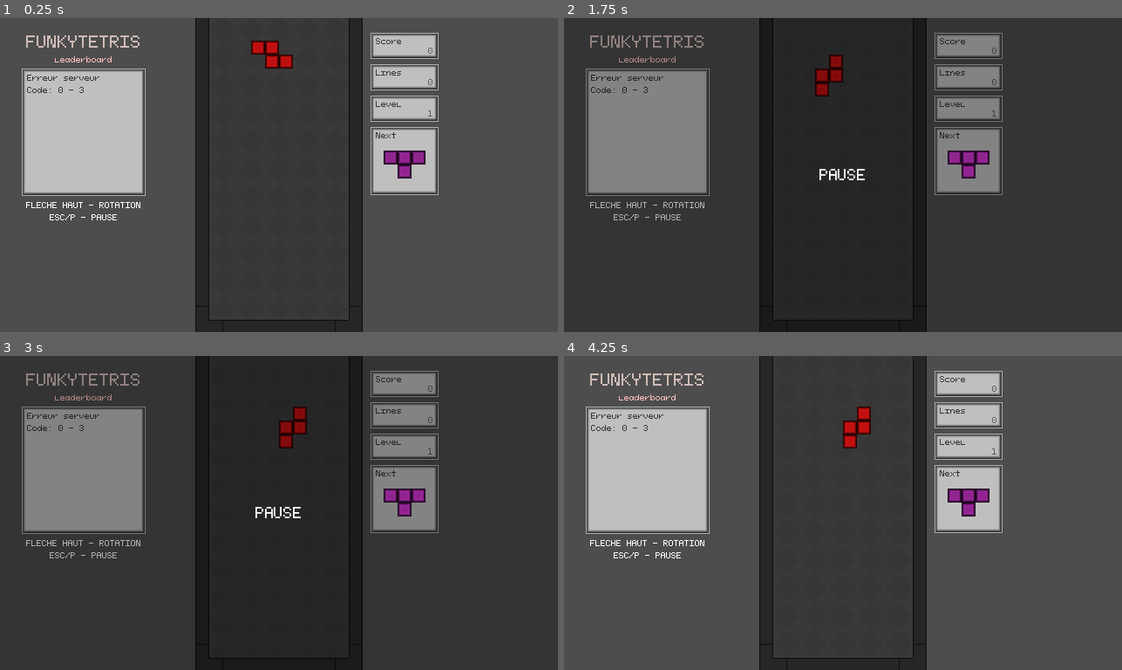
Above: before the commit, frames 1-4 (two rows, left to right).
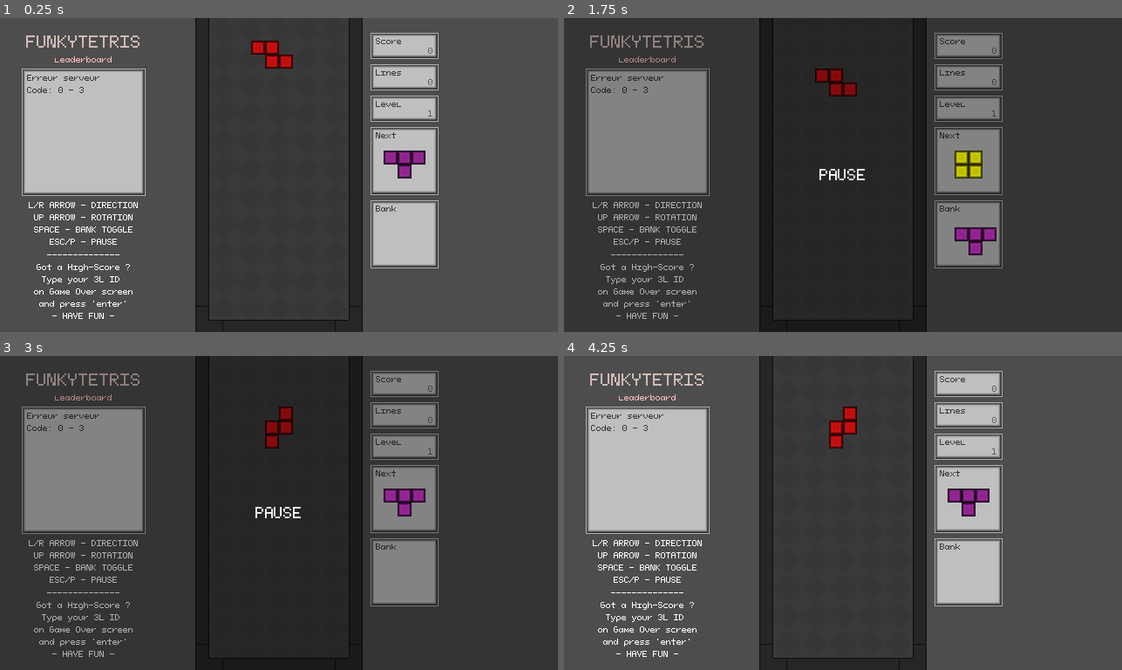
Above: after the commit, the same moments.

Repository: funkydata13/Qwen3Tetris-
Game: Godot game, scene res://scenes/game.tscn
The game is run twice, just before and just after one commit, with the same random seed, the same clock (stepped at 60 frames per second) and the same inputs.
Inputs:
- Up to frame 1 (0.25 s): no input
- Up to frame 2 (1.75 s): tap Enter (ui_accept) at 0.5, 0.77, 0.8, 1.07, 1.35, 1.52 s; hold Right (ui_right) 0.53-1.28 s; hold P 0.53-1.28 s; hold Down (ui_down) from 1.28 s (still down); tap P at 1.55 s
- Up to frame 3 (3 s): tap Enter (ui_accept) at 1.82, 2, 2.3, 2.75 s; release Down (ui_down) at 2.03 s; hold Right (ui_right) 2.03-2.78 s; hold P 2.03-2.78 s; hold Up (ui_up) from 2.78 s (still down); tap P at 2.85 s
- Up to frame 4 (4.25 s): tap Enter (ui_accept) at 3.02, 3.32, 3.5 s; release Up (ui_up) at 3.53 s; hold Left (ui_left) from 3.53 s (still down); hold Enter (ui_accept) from 3.53 s (still down); tap Escape at 4.15 s

The runs differ from the first frame. In frame 1, 3.3% of the frame differs, in the area x 4-79%, y 58-96%; in frame 2, 4.3%, in the area x 4-79%, y 11-96%; in frame 3, 3.9%; in frame 4, 4.0%.

Commit message:
Version 1
- Mécanique de gameplay "finale"
- Sons & Musique
- Système de conservation d'une pièce
- Corrections

Diff:
--- /dev/null
+++ b/default_bus_layout.tres
@@ -0,0 +1,15 @@
+[gd_resource type="AudioBusLayout" format=3 uid="uid://cy13bf5u4m71k"]
+
+[resource]
+bus/1/name = &"Music"
+bus/1/solo = false
+bus/1/mute = false
+bus/1/bypass_fx = false
+bus/1/volume_db = -3.7683105
+bus/1/send = &"Master"
+bus/2/name = &"SFX"
+bus/2/solo = false
+bus/2/mute = false
+bus/2/bypass_fx = false
+bus/2/volume_db = 0.0
+bus/2/send = &"Master"
--- a/project.godot
+++ b/project.godot
@@ -14,6 +14,10 @@
 run/main_scene="uid://8bvtriwtkptg"
 config/features=PackedStringArray("4.6", "GL Compatibility")
 config/icon="res://icon.svg"
+
+[autoload]
+
+AudioManager="*uid://cy8nc2j2jqrmc"
 
 [display]
 
--- a/scenes/game.tscn
+++ b/scenes/game.tscn
@@ -73,6 +73,11 @@
 tile_map_data = PackedByteArray("AAD//wAAAAAAAAAAAQD/////AAAAAAAAAQAAAAAAAAAAAAAAAQAAAP//AAAAAAAAAQA=")
 tile_set = ExtResource("8_gee14")
 
+[node name="BankPieceDisplay" type="TileMapLayer" parent="GameUI" unique_id=719119717]
+unique_name_in_owner = true
+position = Vector2(464, 256)
+tile_set = ExtResource("8_gee14")
+
 [node name="Camera" type="Camera2D" parent="." unique_id=637797984]
 position = Vector2(0, 10)
 offset = Vector2(80, 144)
--- a/scenes/game_ui.tscn
+++ b/scenes/game_ui.tscn
@@ -150,6 +150,26 @@
 theme_override_font_sizes/font_size = 9
 text = "Next"
 
+[node name="Bank  NinePatchRect2" type="NinePatchRect" parent="HUD/HUDMargin/VBoxContainer" unique_id=770016082]
+custom_minimum_size = Vector2(0, 80)
+layout_mode = 2
+texture = ExtResource("3_patch")
+patch_margin_left = 8
+patch_margin_top = 8
+patch_margin_right = 8
+patch_margin_bottom = 8
+
+[node name="BankInfo" type="Label" parent="HUD/HUDMargin/VBoxContainer/Bank  NinePatchRect2" unique_id=1072470543]
+layout_mode = 0
+offset_left = 7.0
+offset_top = 5.0
+offset_right = 47.0
+offset_bottom = 16.0
+theme_override_colors/font_color = Color(0.219501, 0.219501, 0.219501, 1)
+theme_override_fonts/font = ExtResource("2_font")
+theme_override_font_sizes/font_size = 9
+text = "Bank"
+
 [node name="Leaderboard" type="Control" parent="." unique_id=2126649996]
 layout_mode = 3
 anchors_preset = 15
@@ -212,8 +232,22 @@
 layout_mode = 2
 theme_override_fonts/font = ExtResource("2_font")
 theme_override_font_sizes/font_size = 9
-text = "FLECHE HAUT - ROTATION
+text = "L/R ARROW - DIRECTION
+UP ARROW - ROTATION
+SPACE - BANK TOGGLE
 ESC/P - PAUSE"
+horizontal_alignment = 1
+
+[node name="ControlsLabel2" type="Label" parent="Leaderboard/LBMargin/VBoxContainer" unique_id=1838836355]
+layout_mode = 2
+theme_override_fonts/font = ExtResource("2_font")
+theme_override_font_sizes/font_size = 9
+text = "--------------
+Got a High-Score ?
+Type your 3L ID
+on Game Over screen
+and press 'enter'
+- HAVE FUN -"
 horizontal_alignment = 1
 
 [node name="GameOverControl" type="Control" parent="." unique_id=130839038]
--- /dev/null
+++ b/scripts/audio_manager.gd
@@ -0,0 +1,119 @@
+# scripts/audio_manager.gd
+extends Node
+
+# --- Configuration ---
+# On utilise des dictionnaires pour mapper des noms simples à des fichiers
+# Tu n'auras qu'à remplir ces chemins une fois tes sons téléchargés
+# scripts/audio_manager.gd
+var sfx_library: Dictionary = {
+	"rotate": {
+		"stream": preload("res://assets/sfx_rotate.wav"),
+		"volume": 0.6 # 70% du volume max
+	},
+	"move": {
+		"stream": preload("res://assets/sfx_move.wav"),
+		"volume": 0.4 # Très discret
+	},
+	"drop": {
+		"stream": preload("res://assets/sfx_drop.wav"),
+		"volume": 0.4
+	},
+	"bank": {
+		"stream": preload("res://assets/sfx_bank.wav"),
+		"volume": 0.8
+	},
+	"line_clear": {
+		"stream": preload("res://assets/sfx_line_clear.wav"),
+		"volume": 0.9 # Volume max pour la satisfaction
+	},
+	"tetris": {
+		"stream": preload("res://assets/sfx_tetris.wav"),
+		"volume": 0.9
+	},
+	"game_over": {
+		"stream": preload("res://assets/sfx_gameover.wav"),
+		"volume": 0.8
+	}
+}
+
+var bgm_library: Dictionary = {
+	"main_theme": preload("res://assets/tetris_theme.wav")
+}
+
+# --- Nœuds internes ---
+var music_player: AudioStreamPlayer
+var sfx_players: Array[AudioStreamPlayer] = []
+var max_sfx_players: int = 8
+
+func _ready() -> void:
+	# Initialisation du lecteur de musique
+	music_player = AudioStreamPlayer.new()
+	add_child(music_player)
+	music_player.bus = "Music" # Assure-toi d'avoir un bus "Music" dans ton Audio Mixer
+
+	# Initialisation d'un pool de lecteurs SFX pour permettre le mixage
+	for i in range(max_sfx_players):
+		var p = AudioStreamPlayer.new()
+		add_child(p)
+		p.bus = "SFX" # Assure-toi d'avoir un bus "SFX" dans ton Audio Mixer
+		sfx_players.append(p)
+
+# --- API PUBLIQUE ---
+
+# 🎵 Gestion de la Musique
+func play_music(music_name: String, fade_duration: float = 1.0) -> void:
+	if not bgm_library.has(music_name):
+		push_error("AudioManager: Music '" + music_name + "' non trouvée.")
+		return
+
+	if music_player.stream == bgm_library[music_name] and music_player.playing:
+		return # Déjà en train de jouer
+
+	music_player.stream = bgm_library[music_name]
+	music_player.play()
+	# Note: Pour un vrai fondu (fade), il faudrait utiliser un Tween.
+
+func stop_music(fade_duration: float = 1.0) -> void:
+	music_player.stop()
+
+func pause_music() -> void:
+	music_player.stream_paused = true
+
+func resume_music() -> void:
+	music_player.stream_paused = false
+
+# 💥 Gestion des Effets Sonores
+func play_sfx(sfx_name: String) -> void:
+	if not sfx_library.has(sfx_name):
+		push_error("AudioManager: SFX '" + sfx_name + "' non trouvée.")
+		return
+
+	var sfx_data = sfx_library[sfx_name]
+	var stream_to_play = sfx_data["stream"]
+	var volume_factor = sfx_data.get("volume", 1.0) # Utilise 1.0 par défaut si la clé manque
+
+	# Trouver le premier lecteur disponible
+	for p in sfx_players:
+		if not p.playing:
+			_setup_and_play(p, stream_to_play, volume_factor)
+			return
+
+	# Si tous sont occupés, on force le premier
+	_setup_and_play(sfx_players[0], stream_to_play, volume_factor)
+
+# Petite fonction helper pour éviter la répétition de code
+func _setup_and_play(player: AudioStreamPlayer, stream: AudioStream, volume: float) -> void:
+	player.stream = stream
+	# On applique le volume factor.
+	# Note: volume est ici un multiplicateur (0.0 à 1.0)
+	# On le convertit en dB pour le player.
+	player.volume_db = linear_to_db(volume)
+	player.play()
+
+# --- Contrôles Globaux ---
+func set_music_volume(value: float) -> void:
+	# value de 0.0 à 1.0
+	AudioServer.set_bus_volume_db(AudioServer.get_bus_index("Music"), linear_to_db(value))
+
+func set_sfx_volume(value: float) -> void:
+	AudioServer.set_bus_volume_db(AudioServer.get_bus_index("SFX"), linear_to_db(value))
--- a/scripts/board.gd
+++ b/scripts/board.gd
@@ -72,6 +72,11 @@
 	if full_lines.size() == 0:
 		is_animating = false
 		return 0
+
+	if full_lines.size() >= 4:
+		AudioManager.play_sfx("tetris")
+	else:
+		AudioManager.play_sfx("line_clear")
 
 	# Trier les lignes pleines par ordre croissant pour le traitement
 	full_lines.sort()
--- a/scripts/game.gd
+++ b/scripts/game.gd
@@ -16,7 +16,7 @@
 var base_fall_time: float = 0.5
 
 # Configuration du DAS (Delayed Auto-Shift)
-const DAS_DELAY = 0.6
+const DAS_DELAY = 0.3
 const DAS_INTERVAL = 0.1
 var das_timers = {
 	"ui_left": 0.0,
@@ -30,9 +30,15 @@
 }
 
 # Gestion de l'affichage de la pièce suivante
-@onready var next_piece_display = %NextPieceDisplay # Notre nouveau layer de preview
+@onready var next_piece_display: TileMapLayer = %NextPieceDisplay # Notre nouveau layer de preview
 var next_piece_type: String = "" # Stocke le type de la PROCHAINE pièce
 var next_piece_layer_position: Vector2
+
+var bank_piece_type: String = "" # Vide si pas de pièce en banque
+@onready var bank_piece_display: TileMapLayer = %BankPieceDisplay
+var bank_piece_layer_position: Vector2
+
+var tetromino_types: Array = []
 
 # Signaux personnalisés pour l'UI
 signal score_changed(new_score: int)
@@ -48,16 +54,26 @@
 	game_over_triggered.connect(game_ui.game_over)
 
 	next_piece_layer_position = %NextPieceDisplay.position
+	bank_piece_layer_position = %BankPieceDisplay.position
+
+	tetromino_types = piece.TETROMINOS.keys()
 
 	# Permettre à ce script de tourner même en pause pour intercepter la touche P
 	process_mode = Node.PROCESS_MODE_ALWAYS
 
 	start_new_game()
+	# Lancer la musique
+	AudioManager.play_music("main_theme")
 
 func toggle_pause() -> void:
 	var new_pause_state = !get_tree().paused
 	get_tree().paused = new_pause_state
 	game_ui.show_pause(new_pause_state)
+
+	if new_pause_state:
+		AudioManager.pause_music()
+	else:
+		AudioManager.resume_music()
 
 # Gestion de la perte de focus (fenêtre réduite ou clic ailleurs)
 # func _notification(what):
@@ -130,8 +146,13 @@
 		return
 
 	# Gestion de la rotation - ne doit se déclencher qu'une seule fois par appui
-	if Input.is_action_just_pressed("ui_accept") or Input.is_action_just_pressed("ui_up"):
-		try_rotate(true)
+	if Input.is_action_just_pressed("ui_up"):
+		if try_rotate(true):
+			AudioManager.play_sfx("rotate")
+
+	if event.is_action_pressed("ui_accept"): # Ou ta touche Espace
+		AudioManager.play_sfx("bank")
+		handle_bank_mechanic()
 
 func _process(delta: float) -> void:
 	if game_over or get_tree().paused:
@@ -162,12 +183,15 @@
 	for action in das_timers.keys():
 		if Input.is_action_just_pressed(action):
 			# Appui initial : mouvement immédiat
+			das_timers[action] = 0.0
 			move_action(action)
-			das_timers[action] = 0.0
 
 			# Si on appuie sur BAS, on reset le timer de chute pour éviter le télescopage
 			if action == "ui_down":
 				fall_stopwatch = fall_delay
+				AudioManager.play_sfx("drop")
+			else:
+				AudioManager.play_sfx("move")
 
 		elif Input.is_action_pressed(action):
 			# Action maintenue
@@ -248,7 +272,7 @@
 
 	if not positions_libres:
 		game_over = true
-		print("GAME OVER")
+		AudioManager.play_sfx("game_over")
 		game_over_triggered.emit(score)
 		return
 
@@ -257,8 +281,7 @@
 	draw_piece(true)
 
 	# 4. On pioche la NOUVELLE pièce suivante pour le coup d'après
-	var tetrominos_keys = piece.TETROMINOS.keys()
-	next_piece_type = tetrominos_keys[randi() % tetrominos_keys.size()]
+	next_piece_type = tetromino_types[randi() % tetromino_types.size()]
 
 	# 5. On met à jour l'affichage de la preview
 	update_next_piece_preview()
@@ -268,11 +291,39 @@
 
 	var blocs_suivants = piece.TETROMINOS[next_piece_type]
 	var preview_id = piece.TETROMINO_TILE_IDS[next_piece_type]
-
+	var offset = get_piece_offset(next_piece_type, next_piece_display, next_piece_layer_position)
+
+	print_debug('calcul offset piece suivante')
+
+	# Dessin final de la forme intacte
+	for bloc in blocs_suivants:
+		var pos_finale = bloc + offset
+		next_piece_display.set_cell(pos_finale, 0, Vector2i(0, 0), preview_id)
+
+func update_stored_piece_preview() -> void:
+	bank_piece_display.clear()
+
+	if bank_piece_type == "":
+		return
+
+	var blocs_suivants = piece.TETROMINOS[bank_piece_type]
+	var preview_id = piece.TETROMINO_TILE_IDS[bank_piece_type]
+	var offset = get_piece_offset(bank_piece_type, bank_piece_display, bank_piece_layer_position)
+
+	print_debug('calcul offset piece banque')
+
+	for bloc in blocs_suivants:
+		var pos_finale = bloc + offset
+		bank_piece_display.set_cell(pos_finale, 0, Vector2i(0, 0), preview_id)
+
+# Fonction utilitaire pour éviter la duplication de code de calcul d'offset
+func get_piece_offset(type: String, tm_layer:TileMapLayer, tm_position:Vector2) -> Vector2i:
 	var min_x = 999
 	var min_y = 999
 	var max_x = -999
 	var max_y = -999
+
+	var blocs_suivants = piece.TETROMINOS[type]
 
 	for bloc in blocs_suivants:
 		if bloc.x < min_x: min_x = bloc.x
@@ -296,15 +347,40 @@
 	# Gestion dynamique des offsets en PIXELS du Layer (par rapport au centre de ton conteneur)
 	match next_piece_type:
 		"O", "I":
-			next_piece_display.position = next_piece_layer_position
+			tm_layer.position = tm_position
 		_:
 			# "T", "S", "Z", "J", "L" reçoivent le décalage de 8 pixels en X
-			next_piece_display.position = next_piece_layer_position + Vector2(-8, 0)
-
-	# Dessin final de la forme intacte
-	for bloc in blocs_suivants:
-		var pos_finale = bloc + offset_global
-		next_piece_display.set_cell(pos_finale, 0, Vector2i(0, 0), preview_id)
+			tm_layer.position = tm_position + Vector2(-8, 0)
+
+	return offset_global
+
+func handle_bank_mechanic() -> void:
+	if bank_piece_type == "":
+		# CAS 1 : La banque est vide -> On met la pièce suivante en banque
+		bank_piece_type = next_piece_type
+
+		# On "consomme" la pièce suivante pour la mettre en banque
+		# On doit donc immédiatement piocher une nouvelle pièce suivante
+		next_piece_type = tetromino_types[randi() % tetromino_types.size()]
+
+		# Mise à jour visuelle
+		update_next_piece_preview()
+		update_stored_piece_preview()
+	else:
+		# CAS 2 : La banque est pleine -> On remplace la pièce suivante par celle en banque
+		# L'ancienne "next_piece" est perdue (ou on pourrait la mettre en banque si on voulait un système de rotation,
+		# mais ta demande est de remplacer la suivante).
+
+		var old_next_piece = next_piece_type
+		next_piece_type = bank_piece_type
+		bank_piece_type = "" # La banque est libérée
+
+		# On peut décider si on garde l'ancienne pièce suivante ou si on la remplace par une nouvelle.
+		# Selon ta demande : "elle remplace la pièce suivante actuelle libérant le slot de la banque"
+		# Donc : La pièce de la banque devient la prochaine pièce.
+
+		update_next_piece_preview()
+		update_stored_piece_preview()
 
 func draw_piece(is_active: bool) -> void:
 	for bloc in piece.blocs:
@@ -354,15 +430,17 @@
 
 		# Calculer le score selon le barème classique de Tetris multiplié par le niveau
 		var points: int
+		var mult:int = level + 1
+
 		match lines_cleared:
 			1:
-				points = 100 * level
+				points = 40 * mult
 			2:
-				points = 300 * level
+				points = 100 * mult
 			3:
-				points = 500 * level
+				points = 300 * mult
 			4:
-				points = 800 * level
+				points = 1200 * mult
 			_:
 				points = 0
 
Not shown, added: assets/___sfx_drop.wav.import
Not shown, added: assets/hidden_tetris_theme.wav.import
Not shown, added: assets/sfx_bank.wav.import
Not shown, added: assets/sfx_drop.wav.import
Not shown, added: assets/sfx_gameover.wav.import
Not shown, added: assets/sfx_line_clear.wav.import
Not shown, added: assets/sfx_move.wav.import
Not shown, added: assets/sfx_rotate.wav.import
Not shown, added: assets/sfx_tetris.wav.import
Not shown, added: assets/tetris_theme.wav.import
Not shown: 1 places in scenes/game.tscn that only renumber resources
Not shown, added: scripts/audio_manager.gd.uid
(and 11 more such lines)
